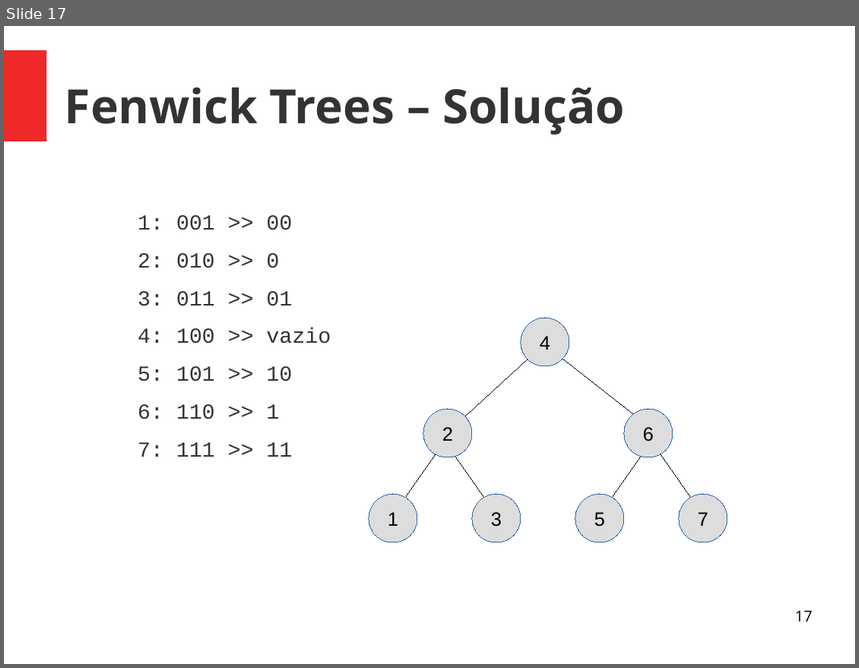
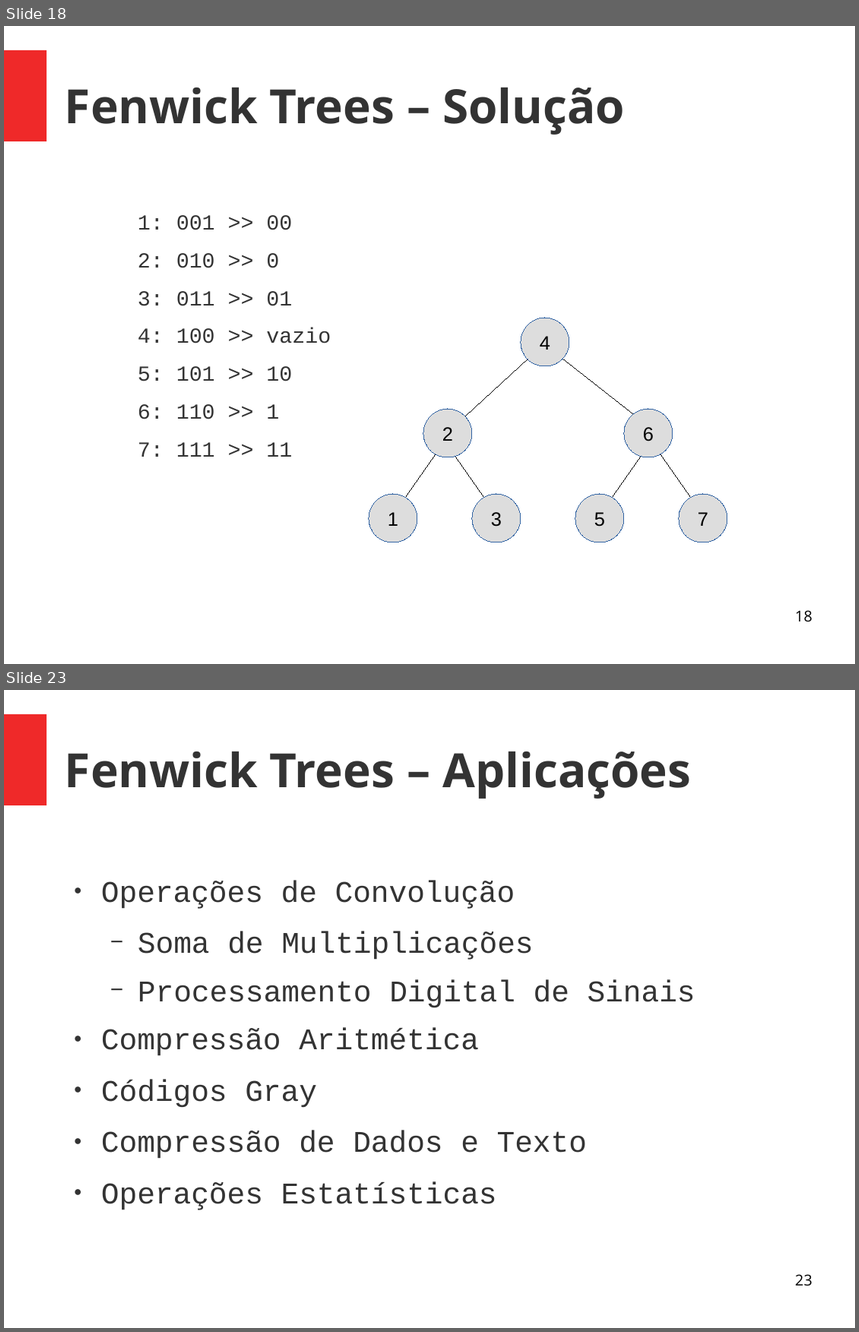
Before and after one commit to almirbraggio/aed, a slide deck: 03/Fenwick-Tree/fenwick-tree.odp. Shown one above the other, each under a label of ours: slide 17 before the commit, slides 18 and 23 after it; the slides between them are not shown. The pictures are 859x668 and 859x1332 pixels, drawn with LibreOffice and Linux fonts; fonts in the diff are those of the drawing. Boxes give left, top, right and bottom in pixels: in the first picture for what was removed or moved away, otherwise in the second. Text is boxed around its words. In the diff, an @@ line names an element or a change of style, - is before the commit and + after.

```diff
--- a/03/Fenwick-Tree/fenwick-tree.odp
+++ b/03/Fenwick-Tree/fenwick-tree.odp
@@ slide 23 added at [4,690,855,1328], background #FFFFFF; not listed: 1 template element that a slide beside it also shows @@
@@ title added at [65,752,691,799], 44 pt, text #333333, bold @@
+Fenwick Trees – Aplicações
@@ text added at [101,881,696,1211], 28 pt, text #333333 @@
+● Operações de Convolução
+  − Soma de Multiplicações
+  − Processamento Digital de Sinais
+● Compressão Aritmética
+● Códigos Gray
+● Compressão de Dados e Texto
+● Operações Estatísticas
@@ page number added at [795,1274,813,1287], 14 pt, text #000000 @@
+23
@@ what was slide 17 is now slide 18 @@
@@ page number at [795,610,813,623]: text changed @@
-17
+18
```
Also in this commit, not shown: 5 slides changed, 3 other slides added, 1 other file.
